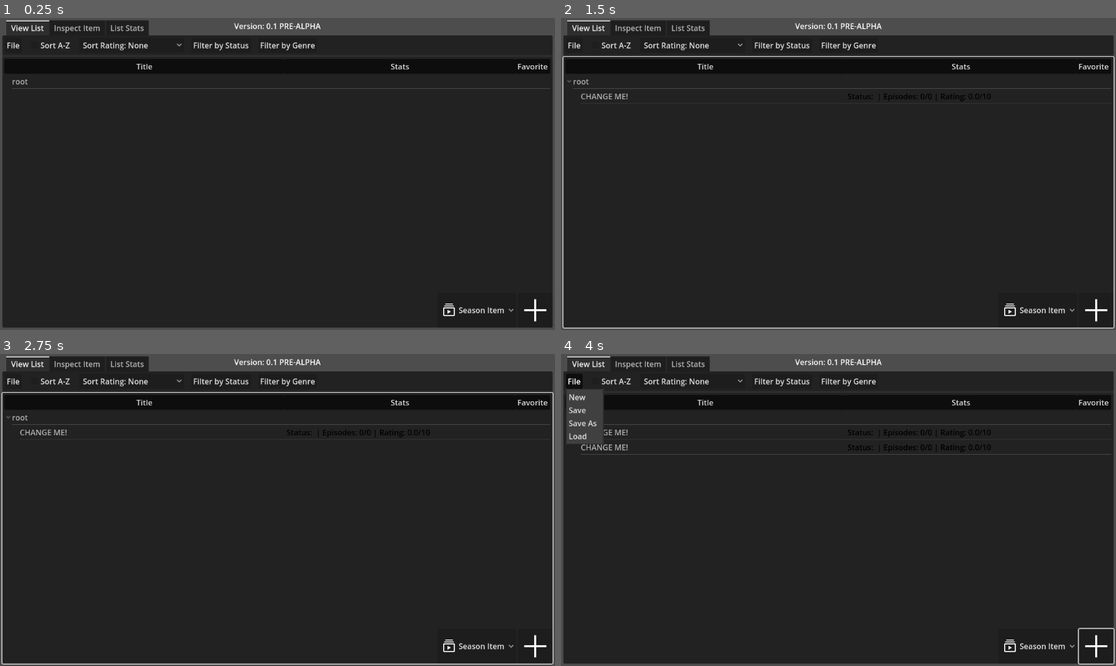
Above: before the commit, frames 1-4 (two rows, left to right).
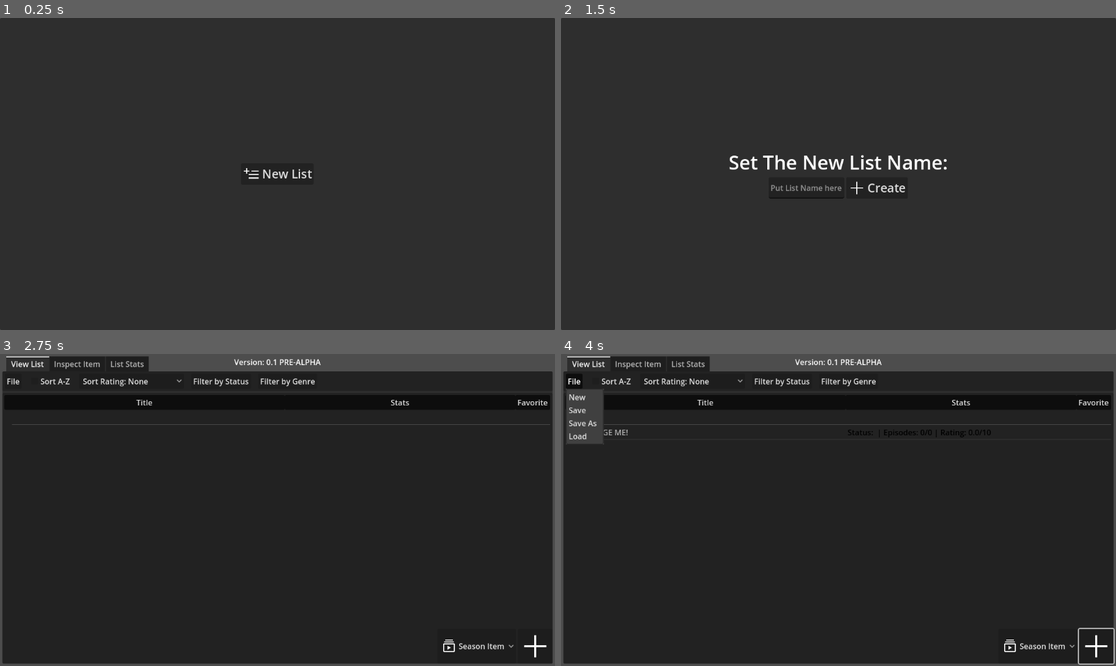
Above: after the commit, the same moments.

Repository: sredniW1234/Anime-Tracker-V2
Game: Godot game, scene res://Scenes/main_menu.tscn
The game is run twice, just before and just after one commit, with the same random seed, the same clock (stepped at 60 frames per second) and the same inputs. Before the commit the project starts from res://Scenes/anime_list.tscn.
Inputs (mouse positions are in pixels of both pictures, inside the frame that each line leads up to):
- Up to frame 1 (0.25 s): no input
- Up to frame 2 (1.5 s): click (1093, 311) at 0.52 s; click (838, 174) at 1.25 s, where only the run after the commit has a clickable "New List"
- Up to frame 3 (2.75 s): click (316, 522) at 2 s, where only the run after the commit has a clickable "Create"
- Up to frame 4 (4 s): click (1093, 647) at 2.75 s; click "File" at 3.5 s

The runs differ from the first frame. In frame 1, 11% of the frame differs, in the area x 0-100%, y 0-100%; in frame 2, 13%; in frame 3, 1.3%; in frame 4, 0.4%.

Commit message:
Got Context Menu working. Also made a smiple main menu screen to create and set the list name.

Diff:
--- a/Scenes/anime_list.tscn
+++ b/Scenes/anime_list.tscn
@@ -8,6 +8,7 @@
 [ext_resource type="PackedScene" uid="uid://crdf22c6jligh" path="res://Scenes/item_inspect_view.tscn" id="3_p4wpx"]
 [ext_resource type="Texture2D" uid="uid://csbqc8m2n7huu" path="res://Assets/icons/movie.svg" id="3_yjbxd"]
 [ext_resource type="Texture2D" uid="uid://ce37y3t0psfho" path="res://Assets/icons/book.svg" id="5_wicgw"]
+[ext_resource type="PackedScene" uid="uid://d17y3ge8ar1r3" path="res://Scenes/context_menu.tscn" id="9_uxrnn"]
 
 [sub_resource type="StyleBoxEmpty" id="StyleBoxEmpty_jkd2l"]
 
@@ -135,6 +136,7 @@
 size_flags_vertical = 3
 columns = 3
 column_titles_visible = true
+allow_reselect = true
 select_mode = 1
 script = ExtResource("1_3oy5k")
 
@@ -186,11 +188,16 @@
 layout_mode = 2
 metadata/_tab_index = 2
 
-[node name="ViewListConcept" type="Sprite2D" parent="PanelContainer/MarginContainer"]
-visible = false
-position = Vector2(368, 285)
+[node name="ViewListConcept" type="Sprite2D" parent="PanelContainer/MarginContainer/TabContainer"]
+visible = false
+position = Vector2(363, 280)
 scale = Vector2(0.453333, 0.453333)
 texture = ExtResource("2_03v5c")
 
+[node name="ContextMenu" parent="PanelContainer" instance=ExtResource("9_uxrnn")]
+visible = false
+layout_mode = 2
+
 [connection signal="item_selected" from="PanelContainer/MarginContainer/TabContainer/View List/VBoxContainer/Tree" to="PanelContainer/MarginContainer/TabContainer/View List/VBoxContainer/Tree" method="_on_item_selected"]
+[connection signal="nothing_selected" from="PanelContainer/MarginContainer/TabContainer/View List/VBoxContainer/Tree" to="PanelContainer/MarginContainer/TabContainer/View List/VBoxContainer/Tree" method="_on_nothing_selected"]
 [connection signal="pressed" from="PanelContainer/MarginContainer/TabContainer/View List/MarginContainer/HBoxContainer/AddButton" to="PanelContainer/MarginContainer/TabContainer/View List/VBoxContainer/Tree" method="_on_add_pressed"]
--- a/Scenes/context_menu.tscn
+++ b/Scenes/context_menu.tscn
@@ -2,10 +2,17 @@
 
 [ext_resource type="Script" path="res://Scripts/ContextMenu.gd" id="1_202dc"]
 
-[node name="ContextMenu" type="Node2D"]
+[node name="ContextMenu" type="Control"]
+layout_mode = 3
+anchors_preset = 15
+anchor_right = 1.0
+anchor_bottom = 1.0
+grow_horizontal = 2
+grow_vertical = 2
 script = ExtResource("1_202dc")
 
 [node name="PopupMenu" type="PopupMenu" parent="."]
-visible = true
-unfocusable = true
 theme_override_constants/icon_max_width = 20
+allow_search = false
+
+[connection signal="id_pressed" from="PopupMenu" to="." method="_on_popup_menu_id_pressed"]
--- a/Scenes/item_inspect_view.tscn
+++ b/Scenes/item_inspect_view.tscn
@@ -1,12 +1,10 @@
-[gd_scene load_steps=13 format=3 uid="uid://crdf22c6jligh"]
+[gd_scene load_steps=11 format=3 uid="uid://crdf22c6jligh"]
 
 [ext_resource type="Texture2D" uid="uid://oipshqps4kt7" path="res://Assets/icons/wallpaper.svg" id="1_l7gcx"]
 [ext_resource type="Script" path="res://Scripts/ItemInspectView.gd" id="1_wa1ar"]
 [ext_resource type="Script" path="res://addons/calendar_button/scripts/calendar_script.gd" id="2_e074j"]
 [ext_resource type="Script" path="res://Scripts/DateButton.gd" id="2_rpld4"]
 [ext_resource type="Texture2D" uid="uid://cj4i8hi4uih8m" path="res://Concepts/Inspect List Concept.png" id="2_uqnn7"]
-[ext_resource type="Texture2D" uid="uid://c1njaripxvhel" path="res://addons/calendar_button/btn_img/btn_32x32_03.png" id="3_hmpcg"]
-[ext_resource type="Texture2D" uid="uid://kuiuh5vlocbs" path="res://addons/calendar_button/btn_img/btn_32x32_04.png" id="4_4wemu"]
 
 [sub_resource type="Image" id="Image_llqfk"]
 data = {
@@ -289,8 +287,8 @@
 offset_bottom = 31.0
 toggle_mode = true
 script = ExtResource("2_e074j")
-image_normal = ExtResource("3_hmpcg")
-image_pressed = ExtResource("4_4wemu")
+image_normal = null
+image_pressed = null
 
 [node name="Date Ended" type="Button" parent="MarginContainer/VBoxContainer/PanelContainer4/MarginContainer/Dates"]
 layout_mode = 2
@@ -306,8 +304,8 @@
 offset_bottom = 31.0
 toggle_mode = true
 script = ExtResource("2_e074j")
-image_normal = ExtResource("3_hmpcg")
-image_pressed = ExtResource("4_4wemu")
+image_normal = null
+image_pressed = null
 
 [node name="Spacer3" type="MarginContainer" parent="MarginContainer/VBoxContainer/PanelContainer4/MarginContainer/Dates"]
 layout_mode = 2
--- /dev/null
+++ b/Scenes/main_menu.tscn
@@ -0,0 +1,62 @@
+[gd_scene load_steps=4 format=3 uid="uid://cbm161c1o0ys1"]
+
+[ext_resource type="Script" path="res://Scripts/main_menu.gd" id="1_j708l"]
+[ext_resource type="Texture2D" uid="uid://dovy8y1c5ekan" path="res://Assets/icons/playlist-add.svg" id="2_qqt6w"]
+[ext_resource type="Texture2D" uid="uid://dx6cvx1rptw15" path="res://Assets/icons/plus.svg" id="3_svo3q"]
+
+[node name="Main Menu" type="Control"]
+layout_mode = 3
+anchors_preset = 15
+anchor_right = 1.0
+anchor_bottom = 1.0
+grow_horizontal = 2
+grow_vertical = 2
+script = ExtResource("1_j708l")
+
+[node name="PanelContainer" type="PanelContainer" parent="."]
+layout_mode = 1
+anchors_preset = 15
+anchor_right = 1.0
+anchor_bottom = 1.0
+grow_horizontal = 2
+grow_vertical = 2
+
+[node name="CenterContainer" type="CenterContainer" parent="PanelContainer"]
+layout_mode = 2
+
+[node name="Buttons" type="FlowContainer" parent="PanelContainer/CenterContainer"]
+layout_mode = 2
+
+[node name="NewList" type="Button" parent="PanelContainer/CenterContainer/Buttons"]
+layout_mode = 2
+theme_override_constants/icon_max_width = 36
+theme_override_font_sizes/font_size = 25
+text = "New List"
+icon = ExtResource("2_qqt6w")
+
+[node name="NewListPanel" type="FlowContainer" parent="PanelContainer/CenterContainer"]
+visible = false
+layout_mode = 2
+alignment = 1
+
+[node name="Label" type="Label" parent="PanelContainer/CenterContainer/NewListPanel"]
+layout_mode = 2
+theme_override_font_sizes/font_size = 40
+text = "Set The New List Name:"
+
+[node name="NewListName" type="LineEdit" parent="PanelContainer/CenterContainer/NewListPanel"]
+layout_mode = 2
+placeholder_text = "Put List Name here"
+alignment = 1
+max_length = 30
+expand_to_text_length = true
+
+[node name="Create" type="Button" parent="PanelContainer/CenterContainer/NewListPanel"]
+layout_mode = 2
+theme_override_constants/icon_max_width = 36
+theme_override_font_sizes/font_size = 25
+text = "Create"
+icon = ExtResource("3_svo3q")
+
+[connection signal="pressed" from="PanelContainer/CenterContainer/Buttons/NewList" to="." method="_on_new_list_pressed"]
+[connection signal="pressed" from="PanelContainer/CenterContainer/NewListPanel/Create" to="." method="_on_create_pressed"]
--- a/Scripts/ContextMenu.gd
+++ b/Scripts/ContextMenu.gd
@@ -1,4 +1,4 @@
-extends Node2D
+extends Control
 
 @onready var _pm: PopupMenu = $PopupMenu
 
@@ -21,7 +21,19 @@
 	_pm.add_icon_item(DeleteIcon, "Delete", PopupIds.Delete)
 
 
+
 func _input(event: InputEvent) -> void:
-	if event is InputEventMouseButton and event.is_pressed() and event.button_index == MOUSE_BUTTON_MASK_RIGHT:
+	if Manager.currently_selected and event is InputEventMouseButton and event.is_pressed() and event.button_index == MOUSE_BUTTON_RIGHT:
 		_last_mouse_position = get_global_mouse_position()
+		_pm.grab_focus()
 		_pm.popup(Rect2(_last_mouse_position.x, _last_mouse_position.y, _pm.size.x, _pm.size.y))
+		accept_event()
+
+
+func _on_popup_menu_id_pressed(id: int) -> void:
+	if PopupIds.MoveUp == id:
+		Manager.currently_selected.move_before()
+	elif PopupIds.ModeDown == id:
+		Manager.currently_selected.move_after()
+	elif PopupIds.Delete == id:
+		Manager.currently_selected.delete()
--- a/Scripts/GeneralManager.gd
+++ b/Scripts/GeneralManager.gd
@@ -9,7 +9,7 @@
 
 var list = {}  # {Series Name Item: [Seasons], ...}
 var ordered_list_keys = []
-
+var list_name = ""
 
 var TYPES = [SeasonItem, MovieItem, BookItem]
 
--- a/Scripts/Items/GenralItem.gd
+++ b/Scripts/Items/GenralItem.gd
@@ -13,6 +13,7 @@
 		item_name = new_name
 		if tree_item and is_instance_valid(tree_item):
 			tree_item.set_text(0, item_name)
+			name = item_name
 	get:
 		return item_name
 var icon: String = "" # Icon path
@@ -32,28 +33,57 @@
 	tree_item = parent.create_child()
 	item_name = _item_name
 	index = tree_item.get_index()
+	name = item_name
 
 	return tree_item
 
 # Move this item before the specified TreeItem
 func move_before():
-	if is_instance_valid(tree_item):
+	if is_instance_valid(tree_item) and index > 0:
 		tree_item.move_before(tree_item.get_prev())
 		index = tree_item.get_index()
 
-	if parent.get_parent() == tree_item.get_tree().get_root():  # Level 1 (Series Name)
-		var prev_item = Manager.ordered_list_keys[index-(1 if index-1 >= 0 else 0)]
-		var curr_item = Manager.ordered_list_keys[index]
-		Manager.ordered_list_keys[index-(1 if index-1 >= 0 else 0)] = curr_item
-		Manager.ordered_list_keys[index] = prev_item
+		var list: Array
+		if parent.get_parent() == tree_item.get_tree().get_root():
+			list = Manager.ordered_list_keys
+		else:
+			list = Manager.list[Manager.ordered_list_keys[parent.get_index()]]
 
-
-	else:  # Level 2 (Season Name)
-		# Get parent in list keys > [] > get item in list > Item
-		pass
+		var curr_item = list[index]
+		var prev_item = list[index+1]
+		list[index] = prev_item
+		list[index+1] = curr_item
 
 # Move this item after the specified TreeItem
 func move_after():
+	var list: Array
+
 	if is_instance_valid(tree_item):
-		tree_item.move_after(tree_item.get_prev())
-		index = tree_item.get_index()
+		if parent.get_parent() == tree_item.get_tree().get_root():  # 1st level, (Season Name)
+			if index < len(Manager.ordered_list_keys):
+				tree_item.move_after(tree_item.get_next())
+				index = tree_item.get_index()
+				list = Manager.ordered_list_keys
+		else:
+			if index < len(Manager.list[Manager.ordered_list_keys[parent.get_index()]])-1:
+				tree_item.move_after(tree_item.get_next())
+				index = tree_item.get_index()
+				list = Manager.list[Manager.ordered_list_keys[parent.get_index()]]
+
+		if list:
+			var curr_item = list[index]
+			var next_item = list[index-1]
+			list[index] = next_item
+			list[index-1] = curr_item
+
+
+func delete():
+	if tree_item:
+		Manager.currently_selected = null
+		tree_item.get_tree().deselect_all()
+		tree_item.free()
+		if self in Manager.list.keys():
+			Manager.list.erase(self)
+		else:
+			Manager.list[Manager.ordered_list_keys[parent.get_index()]].remove_at(index)
+		queue_free()
--- a/Scripts/Items/MovieItem.gd
+++ b/Scripts/Items/MovieItem.gd
@@ -10,4 +10,4 @@
 func update_data():
 	if is_instance_valid(tree_item):  # Make sure the tree item exists
 		tree_item.set_custom_color(1, STATUS_COLORS[status])
-		tree_item.set_text(1, "Status: %s | Length: %dh %dm | Rating: %.1f/10" % [status, length/60, length%60, rating])
+		tree_item.set_text(1, "Status: %s | Length: %dh %dm | Rating: %.1f/10" % [status, int(length/60), length%60, rating])
--- a/Scripts/TreeManager.gd
+++ b/Scripts/TreeManager.gd
@@ -21,7 +21,7 @@
 
 	root = create_item()
 	root_item = GeneralItem.new()
-	root_item.create(root, "root")
+	root_item.create(root, Manager.list_name)
 	#list[root_item] = {}
 
 
@@ -39,7 +39,7 @@
 		Manager.list[parent].append(item)
 	else:
 		item.create(parent.parent, item_name)
-		Manager.list[Manager.ordered_list_keys[parent.parent.get_index()]].append(item)
+		Manager.list[Manager.list.keys()[parent.parent.get_index()]].append(item)
 
 	item.update_data()
 
@@ -59,3 +59,10 @@
 		Manager.currently_selected = Manager.list[Manager.ordered_list_keys[parent.get_index()]][get_selected().get_index()]
 	else:
 		Manager.currently_selected = null
+
+	print(Manager.currently_selected)
+
+
+func _on_nothing_selected() -> void:
+	deselect_all()
+	Manager.currently_selected = null
--- /dev/null
+++ b/Scripts/main_menu.gd
@@ -0,0 +1,16 @@
+extends Control
+
+@onready var buttons: FlowContainer = $PanelContainer/CenterContainer/Buttons
+@onready var new_list_panel: FlowContainer = $PanelContainer/CenterContainer/NewListPanel
+@onready var new_list_name: LineEdit = $PanelContainer/CenterContainer/NewListPanel/NewListName
+
+
+
+func _on_new_list_pressed() -> void:
+	buttons.hide()
+	new_list_panel.show()
+
+
+func _on_create_pressed() -> void:
+	Manager.list_name = new_list_name.text
+	get_tree().change_scene_to_file("res://Scenes/anime_list.tscn")
--- a/project.godot
+++ b/project.godot
@@ -11,7 +11,7 @@
 [application]
 
 config/name="Anime Tracker v2"
-run/main_scene="res://Scenes/anime_list.tscn"
+run/main_scene="res://Scenes/main_menu.tscn"
 config/features=PackedStringArray("4.3", "Mobile")
 config/icon="res://icon.svg"
 
Not shown: 1 places in Scenes/anime_list.tscn that only renumber resources
